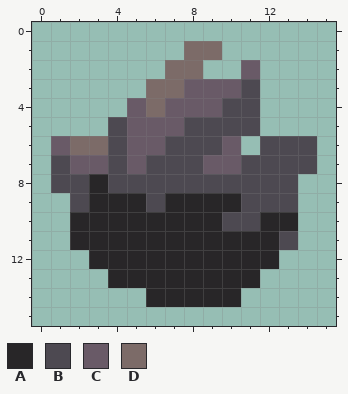
Edited in one commit: pixel-art file (characters/enemy/moss_hopper/moss_hopper_pieces.aseprite). The first picture shows the starting point.
16x16 pixels, 1 frame.
Palette (. is transparent): A #282628  B #4d4951  C #695a67  D #7c6b68
Pixels before, first column x 1:
 1 .......DD.....
 2 ......DD..C...
 3 .....DDCCCB...
 4 ....CDCCCBB...
 5 ...BCCCBBBB...
 6 CDDBCCBBBC.BBB
 7 BCCBCBBBCCBBBB
 8 BBABBBBBBBBBB.
 9 .BAAABAAAABBB.
10 .AAAAAAAABBAA.
11 .AAAAAAAAAAAB.
12 ..AAAAAAAAAA..
13 ...AAAAAAAA...
14 .....AAAAA....
New version:
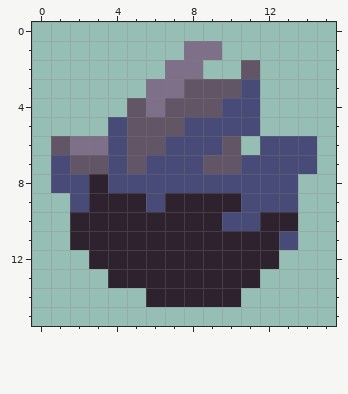
From old to new:
colour A: #282628 -> #2e222f
colour B: #4d4951 -> #484a77
colour C: #695a67 -> #625565
colour D: #7c6b68 -> #7f708a
